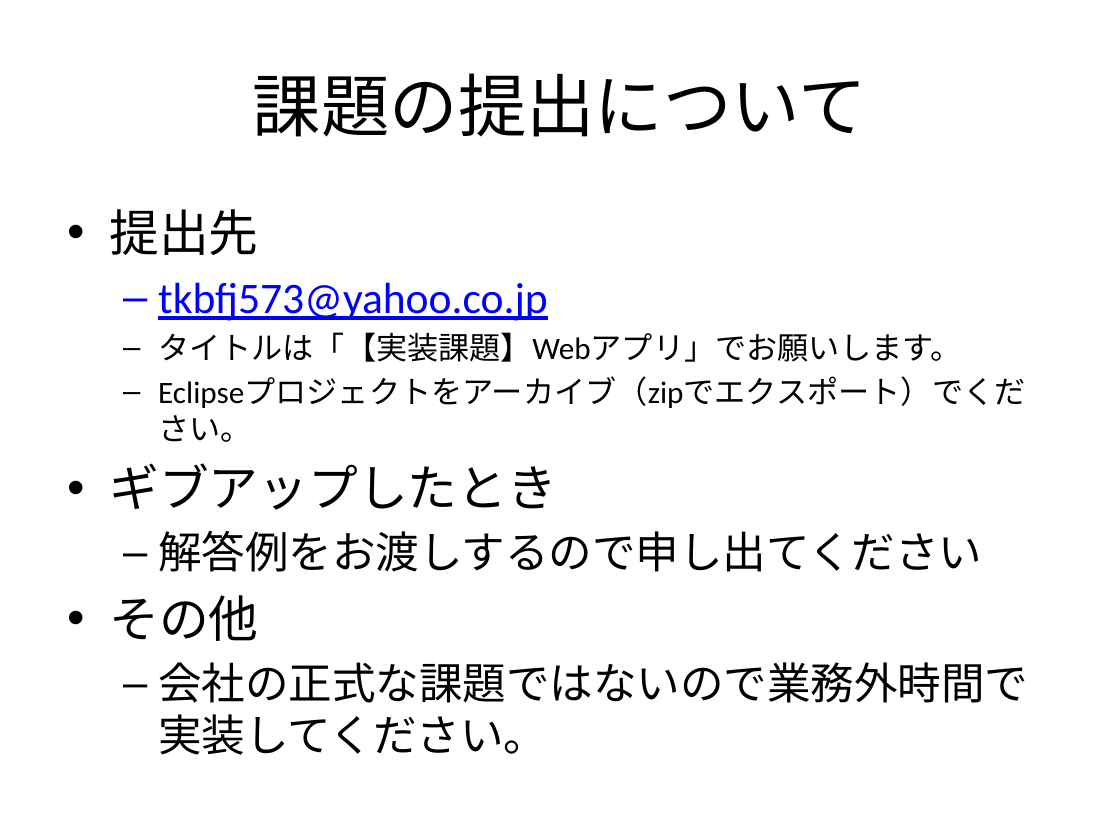
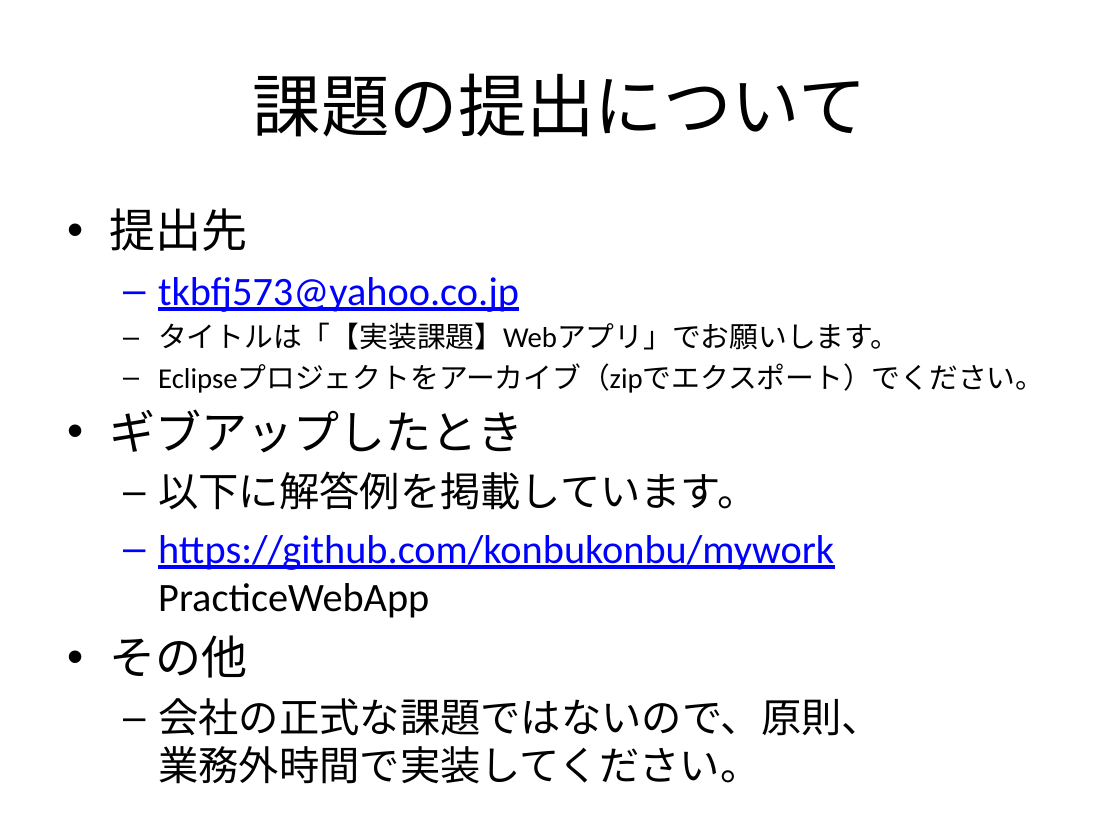
Before and after one commit to konbukonbu/mywork, a slide deck: slide 11 of PracticeWebApp/WebContent/WEB-INF/document/OJT課題の仕様書.pptx. Drawn at 1120x840 pixels with LibreOffice and Linux fonts; fonts in the diff are those of the drawing. Boxes give left, top, right and bottom in pixels: in the first picture for what was removed or moved away, otherwise in the second. Text is boxed around its words. In the diff, an @@ line names an element or a change of style, - is before the commit and + after.

Commit message:
#2 パワポを少し見直したぜよ(;´･ω･)

```diff
--- a/PracticeWebApp/WebContent/WEB-INF/document/OJT課題の仕様書.pptx
+++ b/PracticeWebApp/WebContent/WEB-INF/document/OJT課題の仕様書.pptx
@@ text at (x1=109, y1=208, x2=1044, y2=678): size 32 to 29.6 pt in "提出先", "ギブアップしたとき", "その他"; size 28 to 25.9 pt in "tkbfj573@yahoo.co.jp"; size 20 to 18.5 pt in "タイトルは「【実装課題】Webアプリ」でお願いします。", "Eclipseプロジェクトをアーカイブ（zipでエクスポート）でください。" @@
@@ text at (x1=158, y1=471, x2=834, y2=618): text changed; size 28 to 25.9 pt; text colour #000000 to #0000FF @@
-  – 解答例をお渡しするので申し出てください
+  – 以下に解答例を掲載しています。
+  – https://github.com/konbukonbu/mywork
+    PracticeWebApp
@@ text at (x1=158, y1=698, x2=882, y2=784): text changed; size 28 to 25.9 pt @@
-  – 会社の正式な課題ではないので業務外時間で実装してください。
+  – 会社の正式な課題ではないので、原則、
+    業務外時間で実装してください。
```
Also in this commit, not shown: 1 other slide changed, 1 other file.
